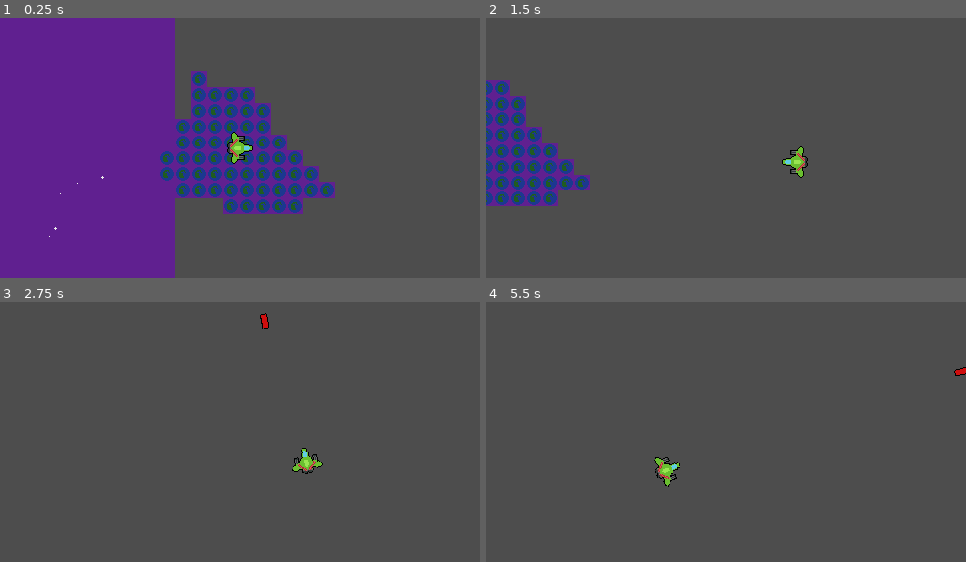
Above: before the commit, frames 1-4 (two rows, left to right).
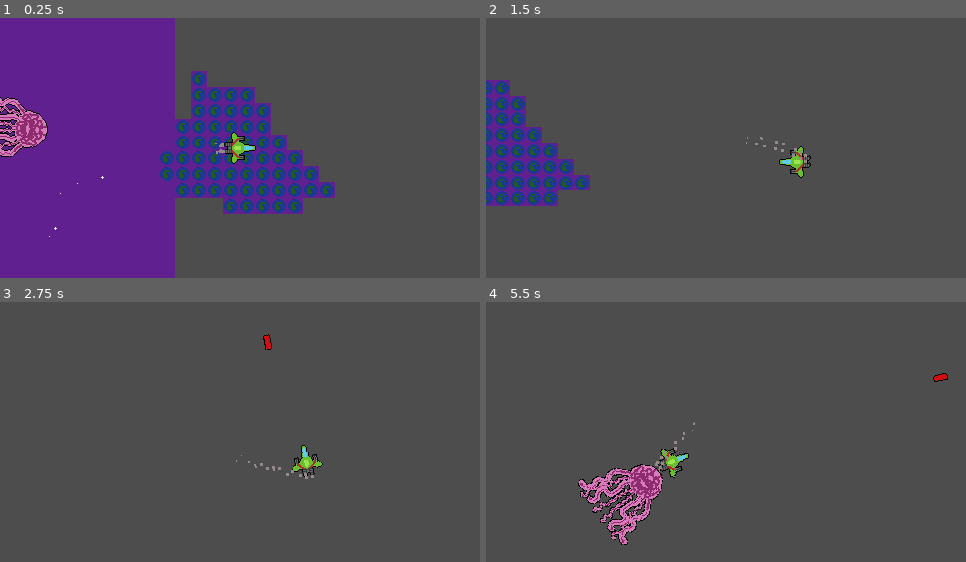
Above: after the commit, the same moments.

Repository: daltHub/Untitled-Space-Game
Game: Godot game, scene res://main.tscn
The game is run twice, just before and just after one commit, with the same random seed, the same clock (stepped at 60 frames per second) and the same inputs. The engine's default icon, where the game draws it, is replaced by a stand-in: a white triangle on a blue panel in a dark square.
Inputs (mouse positions are in pixels of both pictures, inside the frame that each line leads up to):
- Up to frame 1 (0.25 s): no input
- Up to frame 2 (1.5 s): move the mouse to (831, 135) at 0.52 s; press the mouse at (831, 135) at 0.53 s; hold D (move_right) 0.53-1.28 s; move the mouse to (630, 161) at 1.27 s; release the mouse at (630, 161) at 1.28 s; hold S (move_down) from 1.28 s (still down); click (630, 161) at 1.35 s
- Up to frame 3 (2.75 s): move the mouse to (288, 374) at 2.02 s; release S (move_down) at 2.03 s; press the mouse at (288, 374) at 2.03 s; hold D (move_right) from 2.03 s (still down)
- Up to frame 4 (5.5 s): move the mouse to (702, 484) at 2.77 s; release D (move_right) at 2.78 s; release the mouse at (702, 484) at 2.78 s; hold W (move_up) 2.78-3.53 s; click (702, 484) at 2.85 s; move the mouse to (870, 471) at 3.52 s; press the mouse at (870, 471) at 3.53 s; hold A (move_left) 3.53-5.03 s; move the mouse to (582, 393) at 4.27 s; release the mouse at (582, 393) at 4.28 s; click (582, 393) at 4.35 s; move the mouse to (750, 432) at 5.02 s; press the mouse at (750, 432) at 5.03 s; hold S (move_down) from 5.03 s (still down)

The runs differ from the first frame. In frame 1, 1.6% of the frame differs, in the area x 0-54%, y 30-54%; in frame 2, 0.2%; in frame 3, 0.3%; in frame 4, 3.4%, in the area x 19-100%, y 25-94%.

Commit message:
added player damage logic and cooldown

Diff:
--- a/bullet.gd
+++ b/bullet.gd
@@ -2,6 +2,7 @@
 
 var speed = 1750
 var damage = 50
+
 func _ready():
 	#self.speed = speed
 	self.damage = damage
@@ -13,5 +14,6 @@
 func _on_body_entered(body):
 	if body.is_in_group("mobs"):
 		body.take_damage(damage)
+
 		#body.queue_free()
 	queue_free()
--- a/enemy.gd
+++ b/enemy.gd
@@ -1,14 +1,20 @@
 extends CharacterBody2D
 @export var enemy_speed = 400
 @export var enemy_health = 100
-@export var enemy_damage = 20
+@export var contact_damage = 20
+@export var hitEffectTime = 0.1
 @onready var player = get_parent().get_node("Player")
+@onready var hitEffectTimer = $HitEffectTimer
+var sprite : Sprite2D
+
 
 # Called when the node enters the scene tree for the first time.
 func _ready():
 	add_to_group("mobs") # mobs tag allows damage by bullets
+	sprite = $Sprite2D
 
-func deal_damage():
+func deal_damage(damage):
+	player.take_damage(damage)
 	pass
 # Called every frame. 'delta' is the elapsed time since the previous frame.
 func _physics_process(delta):
@@ -17,16 +23,26 @@
 	look_at(player_position)
 	velocity = target_position*enemy_speed*delta
 	#position += transform.x * enemy_speed * delta
+	#var collision = move_and_collide(velocity)
 	move_and_collide(velocity)
-
+	#if collision:
+		#var collider = collision.get_collider()
+		#if collider == player:
+			#print("collider is players")
+			#deal_damage(contact_damage)
+	if ! hitEffectTimer.is_stopped():
+		sprite.modulate = Color(0.545098, 0, 0, 0.5)
+	else:
+		sprite.modulate = Color.WHITE
 
 func take_damage(damage):
 	print("damage occured: " + str(damage))
 	enemy_health -= damage
+	hitEffectTimer.start(hitEffectTime)
+
 	if enemy_health <= 0 :
 		die()
 
 
-
 func die():
 	queue_free()
--- a/enemy.tscn
+++ b/enemy.tscn
@@ -19,3 +19,6 @@
 rotation = 1.5708
 scale = Vector2(0.972253, -1.17377)
 shape = SubResource("CapsuleShape2D_cy08c")
+
+[node name="HitEffectTimer" type="Timer" parent="."]
+one_shot = true
--- a/main.gd
+++ b/main.gd
@@ -6,10 +6,13 @@
 	new_game()
 	pass # Replace with function body.
 
-
 # Called every frame. 'delta' is the elapsed time since the previous frame.
 func _process(delta):
 	pass
 
 func new_game():
 	pass
+
+func game_over():
+	print("Game Over CAlled")
+	pass
--- a/main.tscn
+++ b/main.tscn
@@ -1,10 +1,11 @@
-[gd_scene load_steps=8 format=3 uid="uid://lctayfbjgnmn"]
+[gd_scene load_steps=9 format=3 uid="uid://lctayfbjgnmn"]
 
 [ext_resource type="Script" path="res://main.gd" id="1_81413"]
 [ext_resource type="PackedScene" uid="uid://cxgxv2og8ceyj" path="res://player.tscn" id="2_n7a40"]
 [ext_resource type="PackedScene" uid="uid://cbpa7w5on7xy1" path="res://test_object.tscn" id="3_yr2b4"]
 [ext_resource type="Texture2D" uid="uid://ct5iwpcisluff" path="res://art/player/tilemap.png" id="4_4y0if"]
 [ext_resource type="AudioStream" uid="uid://b5msqwr1rxuc0" path="res://sound/music/Space Fighter Loop.mp3" id="6_3qtj1"]
+[ext_resource type="PackedScene" uid="uid://cwrot8t3ksxgw" path="res://enemy.tscn" id="6_gix2s"]
 
 [sub_resource type="TileSetAtlasSource" id="TileSetAtlasSource_sbhcw"]
 texture = ExtResource("4_4y0if")
@@ -157,3 +158,7 @@
 stream = ExtResource("6_3qtj1")
 volume_db = 1.0
 autoplay = true
+
+[node name="Enemy" parent="." instance=ExtResource("6_gix2s")]
+position = Vector2(1063, 656)
+enemy_speed = 100
--- a/player.gd
+++ b/player.gd
@@ -7,16 +7,34 @@
 @export var bullet_speed = 500 #
 @export var shoot_cooldown: float = 0.3 # time between bullet shots
 @export var bullet_damage = 50 # damage done to enemy when bullet hits
+@export var player_health = 100
+@export var damage_cooldown = 1
 var screen_size # Size of the game window.
 var input = Vector2.ZERO
 var Bullet = preload("res://bullet.tscn")
+var sprite : AnimatedSprite2D
 
 @onready var shootCooldownTimer = $ShootCooldownTimer # timer to determine shoot cooldown (s)
 @onready var shootSound = $ShootEffectPlayer # Sound effect for shooting
-
+@onready var damageCooldownTimer = $DamageCooldownTimer
 func _ready():
 	add_to_group("player")
+	sprite = $AnimatedSprite2D
 	screen_size = get_viewport_rect().size
+
+func _physics_process(delta):
+	var mouse_pos = get_global_mouse_position()
+	look_at(mouse_pos)
+	var coll = player_movement(delta)
+	if coll:
+		if coll.get_collider().is_in_group("mobs"):
+			take_damage(coll.get_collider().contact_damage)
+			#print("Player Hit " + str(coll.get_collider().contact_damage))
+	# Shoot if not on cooldown
+	if Input.is_action_pressed("shoot") and shootCooldownTimer.is_stopped() :
+		shootCooldownTimer.start(shoot_cooldown)
+		shoot()
+
 
 func get_movement_input():
 	input.x = int(Input.is_action_pressed("move_right")) - int(Input.is_action_pressed("move_left"))
@@ -40,21 +58,21 @@
 	return collision_data
 
 
-
 func shoot():
 	var b = Bullet.instantiate()
-	owner.add_child(b)
+	owner.add_child(b) # add bullet as child of main to stop rotation with player after instance
 	b.speed = bullet_speed
 	b.damage = bullet_damage
-	b.transform = $Muzzle.global_transform #
+	b.transform = $Muzzle.global_transform # transform bullet to muzzle
 	shootSound.play()
 
 
-func _physics_process(delta):
-	var mouse_pos = get_global_mouse_position()
-	look_at(mouse_pos)
-	player_movement(delta)
-	# Shoot if not on cooldown
-	if Input.is_action_pressed("shoot") and shootCooldownTimer.is_stopped() :
-		shootCooldownTimer.start(shoot_cooldown)
-		shoot()
+func take_damage(damage):
+	if damageCooldownTimer.is_stopped():
+		damageCooldownTimer.start(damage_cooldown)
+		player_health -= damage
+		if player_health <= 0:
+			owner.game_over()
+			get_tree().quit()
+
+		print("player damage taken" + str(damage))
--- a/player.tscn
+++ b/player.tscn
@@ -15,25 +15,57 @@
 "speed": 5.0
 }]
 
+[sub_resource type="Curve" id="Curve_hov4o"]
+max_value = 3.0
+_data = [Vector2(0, 3), 0.0, 0.0, 0, 1, Vector2(1, 0.989011), -5.86813, 0.0, 1, 0]
+point_count = 2
+
 [node name="Player" type="CharacterBody2D"]
 collision_layer = 128
 script = ExtResource("1_shv4u")
+bullet_damage = 10
 metadata/_edit_group_ = true
 
 [node name="AnimatedSprite2D" type="AnimatedSprite2D" parent="."]
 rotation = 1.5708
 sprite_frames = SubResource("SpriteFrames_jrsko")
 
-[node name="CollisionPolygon2D" type="CollisionPolygon2D" parent="."]
-position = Vector2(1, 0)
-scale = Vector2(1.13043, 0.345745)
-polygon = PackedVector2Array(9.6875, -5, 7.1875, -10, 1.5625, -10, -1.5625, -21, -1.875, -24, 2.1875, -24, 3.125, -26, 3.125, -28, 2.5, -30, -1.875, -30, -5.3125, -47, -6.5625, -45, -7.5, -13, -10.3125, -16, -11.5625, -14, -11.5625, -6, -10.9375, -4, -10.3125, -4, -10.3125, 4, -10.9375, 4, -11.5625, 6, -11.5625, 14, -10.9375, 16, -7.8125, 14, -6.875, 12, -6.875, 34, -6.5625, 45, -5.9375, 47, -5.3125, 47, -4.0625, 42, -2.1875, 30, 2.5, 30, 3.125, 28, 3.125, 26, 2.5, 24, -1.875, 24, -1.5625, 21, -1.5625, 16, 1.5625, 10, 7.1875, 10, 10, 5)
-
 [node name="Muzzle" type="Marker2D" parent="."]
-position = Vector2(37, 0)
+position = Vector2(16, 0)
 
 [node name="ShootCooldownTimer" type="Timer" parent="."]
 one_shot = true
 
 [node name="ShootEffectPlayer" type="AudioStreamPlayer" parent="."]
 stream = ExtResource("3_sglb4")
+
+[node name="CollisionPolygon2D" type="CollisionPolygon2D" parent="."]
+visible = false
+polygon = PackedVector2Array(16, -2, 16, 2, 15, 2, 15, 3, 9, 3, 9, 4, 4, 4, 1, 6, 1, 7, 5, 7, 5, 12, -2, 12, -2, 13, -5, 16, -7, 16, -9, 14, -9, 9, -8, 9, -8, 6, -15, 6, -15, 5, -16, 5, -16, 2, -15, 2, -15, 1, -13, 1, -13, -1, -15, -1, -15, -2, -16, -2, -16, -5, -15, -5, -15, -6, -8, -6, -8, -9, -9, -9, -9, -14, -7, -16, -5, -16, -2, -13, -2, -12, 5, -12, 5, -7, 1, -7, 1, -6, 9, -3)
+
+[node name="EngineSmokeEmitterLeft" type="CPUParticles2D" parent="."]
+position = Vector2(-16, -3)
+lifetime = 0.2
+randomness = 1.0
+direction = Vector2(-1, 0)
+spread = 15.0
+gravity = Vector2(0, 0)
+initial_velocity_min = 10.0
+initial_velocity_max = 50.0
+scale_amount_curve = SubResource("Curve_hov4o")
+color = Color(0.580392, 0.533333, 0.533333, 1)
+
+[node name="EngineSmokeEmitterRight" type="CPUParticles2D" parent="."]
+position = Vector2(-16, 3)
+lifetime = 0.2
+randomness = 1.0
+direction = Vector2(-1, 0)
+spread = 15.0
+gravity = Vector2(0, 0)
+initial_velocity_min = 10.0
+initial_velocity_max = 50.0
+scale_amount_curve = SubResource("Curve_hov4o")
+color = Color(0.580392, 0.533333, 0.533333, 1)
+
+[node name="DamageCooldownTimer" type="Timer" parent="."]
+one_shot = true
Not shown, changed: TODO.txt
Binary file changed: art/player/player.png
Not shown: 1 places in player.tscn that only renumber resources
Not shown, changed: .gitignore
